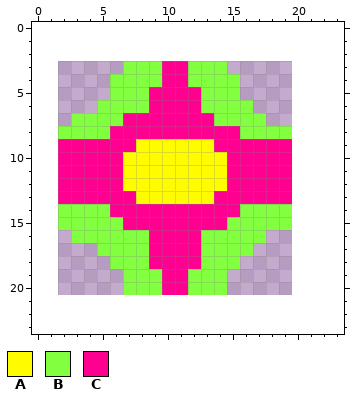
File history of a pixel-art sprite, monitor.png. This is how it looked before the edit.
The file is 18x18 pixels. The old version is drawn lined up with the new one, on the new canvas.
Palette (. is transparent): A #fffc00  B #82ff3e  C #ff0090
Pixels before, first column x 2:
 3 .....BBBCCBBB.....
 4 ....BBBBCCBBBB....
 5 ....BBBCCCCBBB....
 6 ...BBBBCCCCBBBB...
 7 .BBBBCCCCCCCBBBB..
 8 BBBBCCCCCCCCCCBBBB
 9 CCCCCCAAAAAACCCCCC
10 CCCCCAAAAAAAACCCCC
11 CCCCCAAAAAAAACCCCC
12 CCCCCAAAAAAAACCCCC
13 CCCCCCAAAAAACCCCCC
14 BBBBCCCCCCCCCCBBBB
15 BBBBBCCCCCCCCBBBBB
16 .BBBBBBCCCCBBBBB..
17 ...BBBBCCCCBBBB...
18 ....BBBCCCCBBB....
19 .....BBBCCBBB.....
20 .....BBBCCBBB.....
Now the later version:
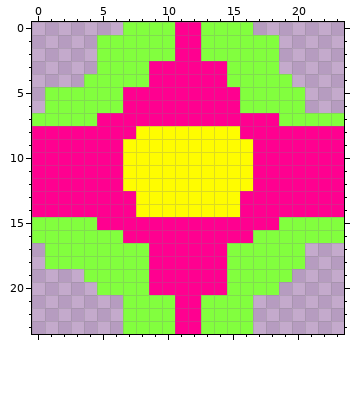
The exact change:
canvas 18x18 -> 24x24, the old top-left corner now at 2,3
y 0: x 7..16 .......... -> BBBBCCBBBB
y 1..2: x 5..18 .............. -> BBBBBBCCBBBBBB
y 3: x 5..6 .. -> BB; x 9 B -> C; x 12..18 BBB.... -> CCCBBBB
y 4: x 4..5 .. -> BB; x 9 B -> C; x 12..14 BBB -> CCC; x 16..19 .... -> BBBB
y 5: x 1..5 ..... -> BBBBB; x 7..8 BB -> CC; x 13..20 BBB..... -> CCCBBBBB
y 6: x 1..4 .... -> BBBB; x 7..8 BB -> CC; x 13..15 BBB -> CCC; x 17..20 .... -> BBBB
y 7: x 0..2 ... -> BBB; x 5..6 BB -> CC; x 14..23 BBBB...... -> CCCCCBBBBB
y 8: x 0..5 ..BBBB -> CCCCCC; x 8..23 CCCCCCCCBBBB.... -> AAAAAAAACCCCCCCC
y 9: x 0..1 .. -> CC; x 7 C -> A; x 14..16 CCC -> AAA; x 20..23 .... -> CCCC
y 10..12: x 0..1 .. -> CC; x 15..16 CC -> AA; x 20..23 .... -> CCCC
y 13: x 0..1 .. -> CC; x 14..15 CC -> AA; x 20..23 .... -> CCCC
y 14: x 0..5 ..BBBB -> CCCCCC; x 8..23 CCCCCCCCBBBB.... -> AAAAAAAACCCCCCCC
y 15: x 0..1 .. -> BB; x 5..6 BB -> CC; x 15..18 BBBB -> CCCC; x 20..23 .... -> BBBB
y 16: x 0..2 ... -> BBB; x 7..8 BB -> CC; x 13..16 BBBB -> CCCC; x 18..23 ...... -> BBBBBB
y 17: x 1..4 .... -> BBBB; x 13..14 BB -> CC; x 17..20 .... -> BBBB
y 18: x 1..5 ..... -> BBBBB; x 13..14 BB -> CC; x 16..20 ..... -> BBBBB
y 19: x 4..6 ... -> BBB; x 9 B -> C; x 12..19 BBB..... -> CCCBBBBB
y 20: x 5..6 .. -> BB; x 9 B -> C; x 12..18 BBB.... -> CCCBBBB
y 21..23: x 7..16 .......... -> BBBBCCBBBB
